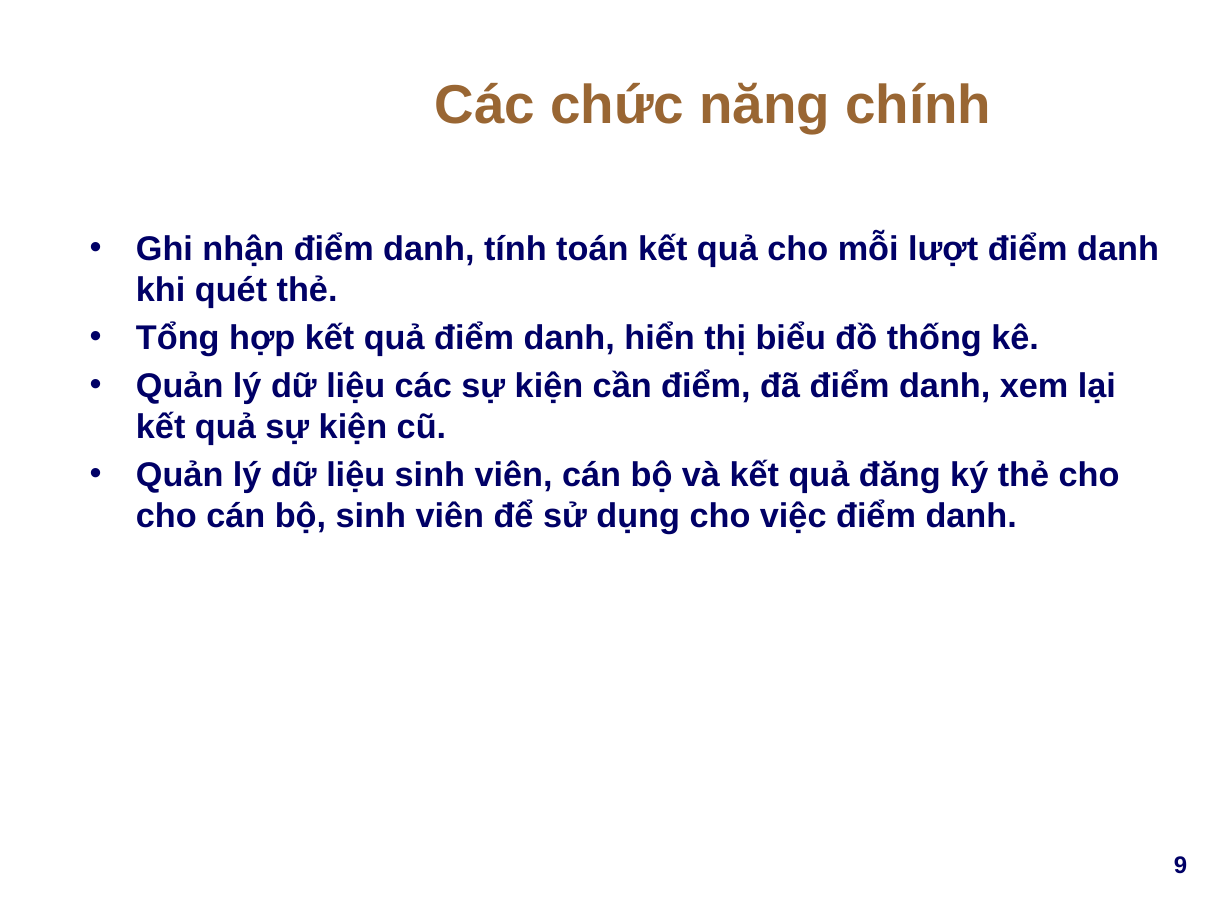
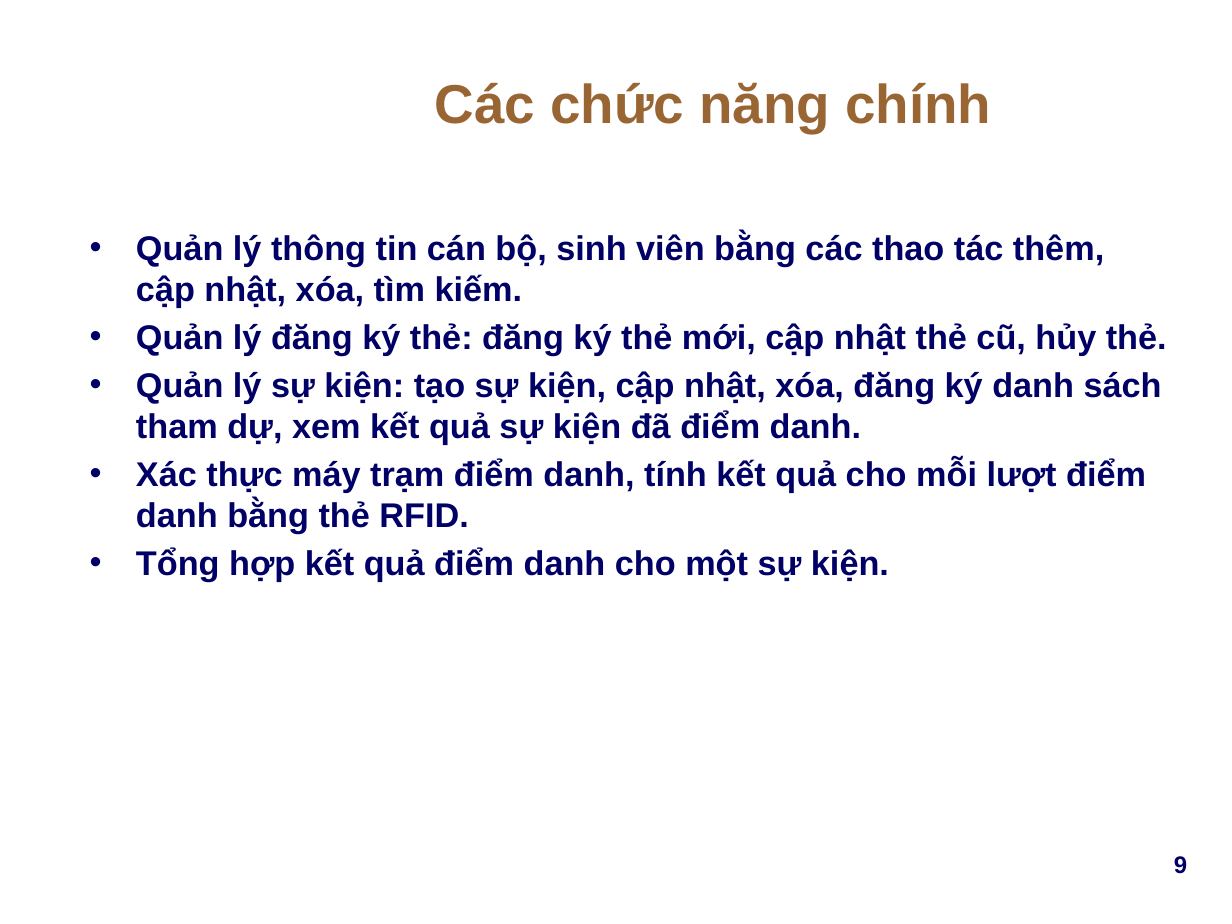
Before and after one commit to Webdien123/diem_danh_rfid, a slide deck: slide 9 of Docs/Report/DD_RFID_FinalReport_v1.0.pptx. Drawn at 1232x924 pixels with LibreOffice and Linux fonts; fonts in the diff are those of the drawing; background and template pictures are left out. Boxes give left, top, right and bottom in pixels: in the first picture for what was removed or moved away, otherwise in the second. Text is boxed around its words. In the diff, an @@ line names an element or a change of style, - is before the commit and + after.

```diff
--- a/Docs/Report/DD_RFID_FinalReport_v1.0.pptx
+++ b/Docs/Report/DD_RFID_FinalReport_v1.0.pptx
@@ text at bbox=[136, 233, 1167, 581]: text changed @@
-• Ghi nhận điểm danh, tính toán kết quả cho mỗi lượt điểm danh khi quét thẻ.
-• Tổng hợp kết quả điểm danh, hiển thị biểu đồ thống kê.
-• Quản lý dữ liệu các sự kiện cần điểm, đã điểm danh, xem lại kết quả sự kiện cũ.
-• Quản lý dữ liệu sinh viên, cán bộ và kết quả đăng ký thẻ cho cho cán bộ, sinh viên để sử dụng cho việc điểm danh.
+• Quản lý thông tin cán bộ, sinh viên bằng các thao tác thêm, cập nhật, xóa, tìm kiếm.
+• Quản lý đăng ký thẻ: đăng ký thẻ mới, cập nhật thẻ cũ, hủy thẻ.
+• Quản lý sự kiện: tạo sự kiện, cập nhật, xóa, đăng ký danh sách tham dự, xem kết quả sự kiện đã điểm danh.
+• Xác thực máy trạm điểm danh, tính kết quả cho mỗi lượt điểm danh bằng thẻ RFID.
+• Tổng hợp kết quả điểm danh cho một sự kiện.
```
Also in this commit, not shown: 4 other slides changed, 1 slide added, 1 other file.
